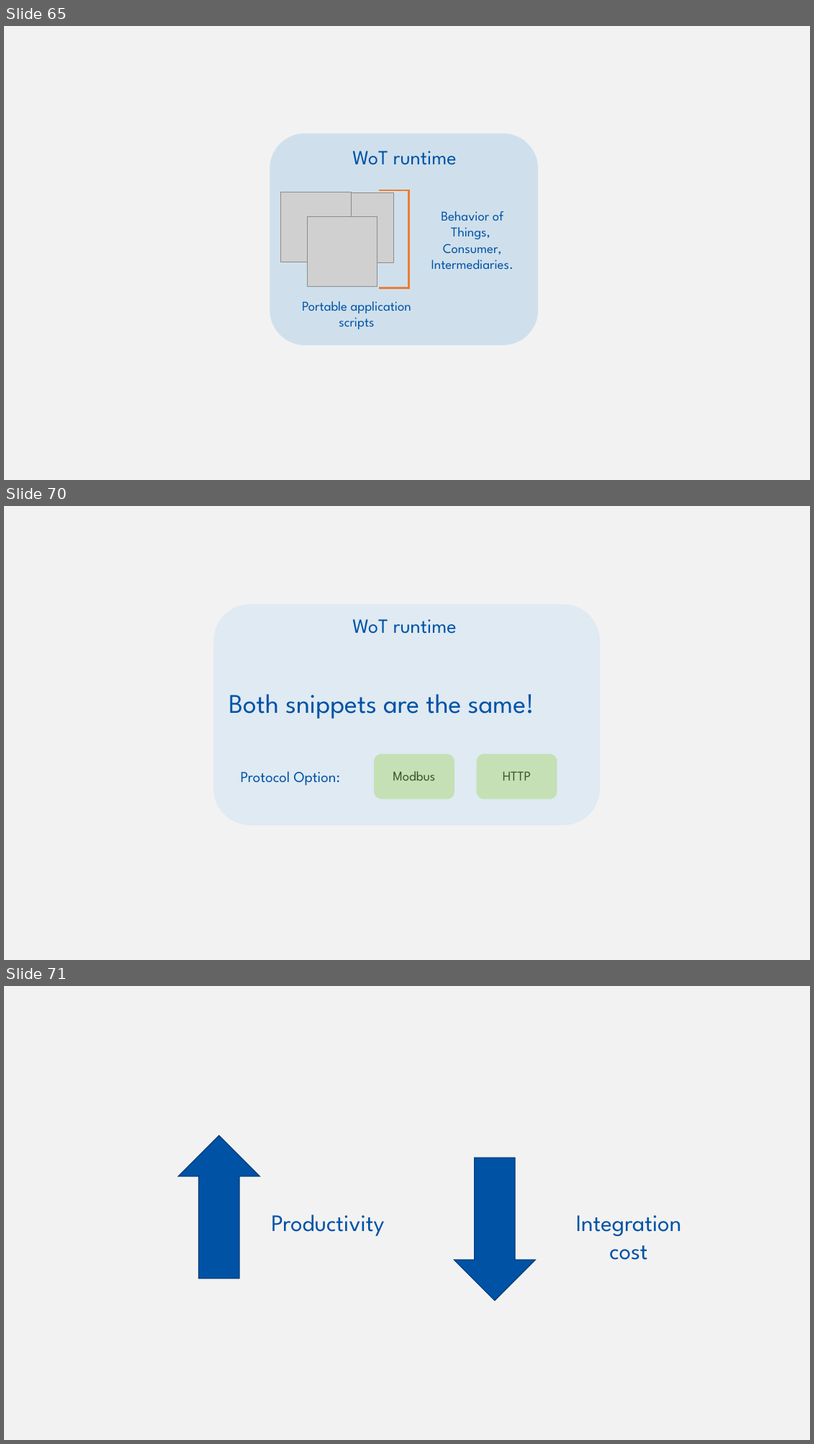
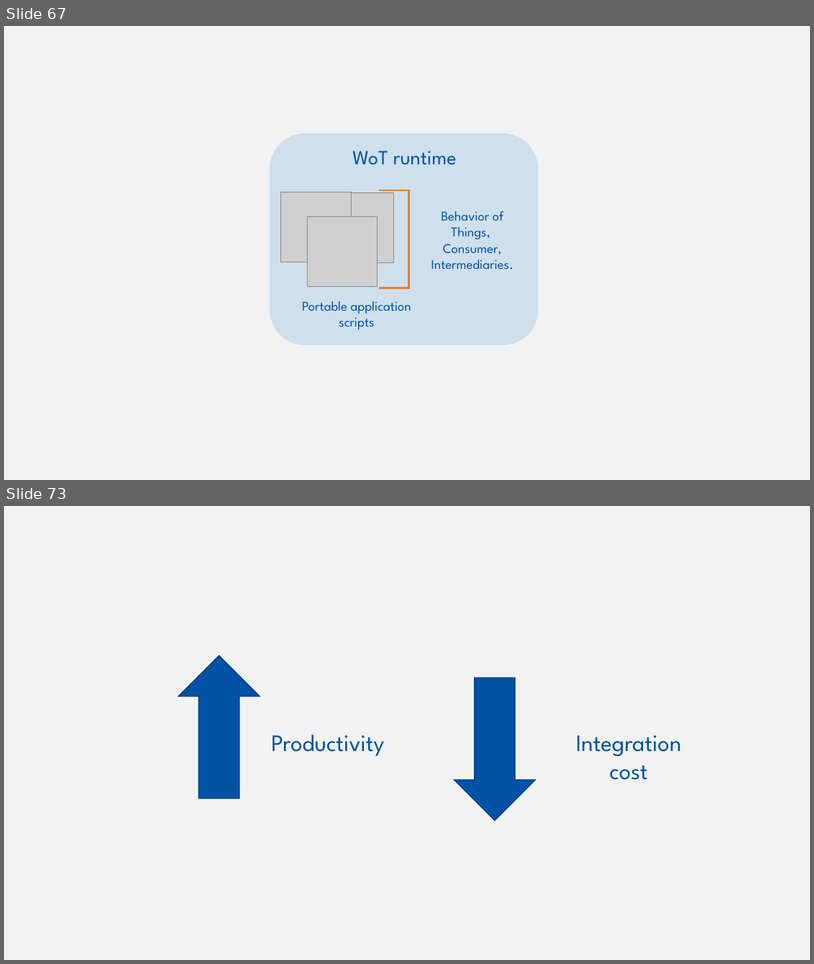
Before and after one commit to w3c/wot-cg, a slide deck: Tutorials/whatiswot/12-Building_Blocks/12-Building_Blocks.pptx. Shown one above the other, each under a label of ours: slides 65, 70 and 71 before the commit, slides 67 and 73 after it; the slides between them are not shown. The pictures are 814x1444 and 814x964 pixels, drawn with LibreOffice and Linux fonts; fonts in the diff are those of the drawing; grey boxes stand for pictures; background and template pictures are left out. Boxes give left, top, right and bottom in pixels: in the first picture for what was removed or moved away, otherwise in the second. Text is boxed around its words. In the diff, an @@ line names an element or a change of style, - is before the commit and + after.

```diff
--- a/Tutorials/whatiswot/12-Building_Blocks/12-Building_Blocks.pptx
+++ b/Tutorials/whatiswot/12-Building_Blocks/12-Building_Blocks.pptx
@@ slide 70 removed at (4,506,810,960), background picture (left out) @@
@@ rounded rectangle removed at (214,604,600,825) @@
@@ text removed at (352,619,457,633) @@
-WoT runtime
@@ text removed at (229,694,535,718) @@
-Both snippets are the same!
@@ rounded rectangle removed at (374,754,455,800) @@
@@ rounded rectangle removed at (477,754,558,800) @@
@@ text removed at (241,771,340,785) @@
-Protocol Option:
@@ text removed at (393,771,435,780) @@
-Modbus
@@ text removed at (503,771,531,780) @@
-HTTP
@@ what was slide 65 is now slide 67 @@
@@ what was slide 71 is now slide 73 @@
```
Also in this commit, not shown: 11 slides changed, 4 slides added, 1 other slide removed.
